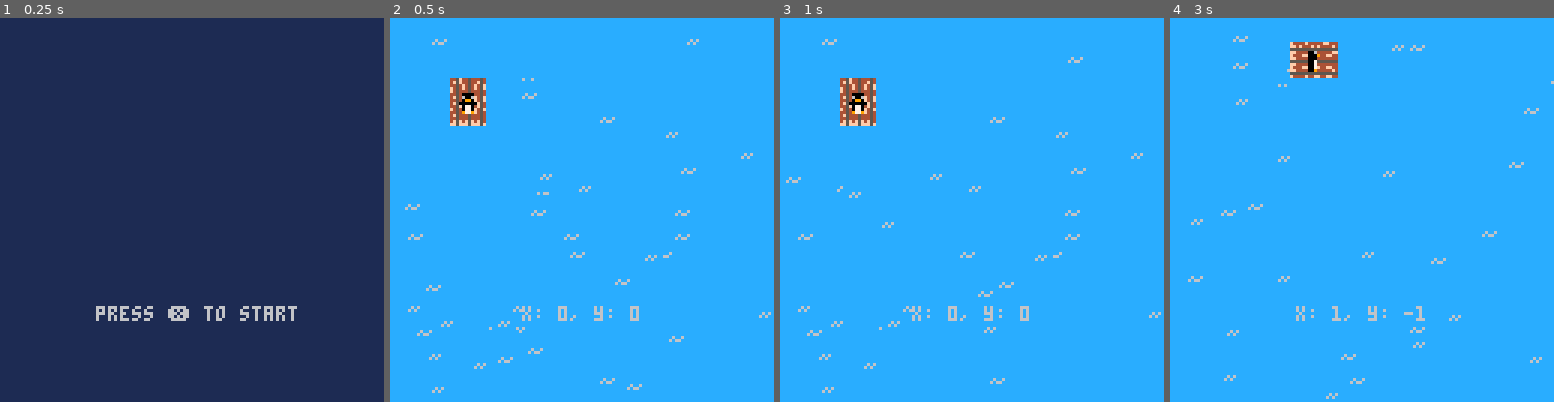
Above: before the commit, frames 1-4 (left to right).
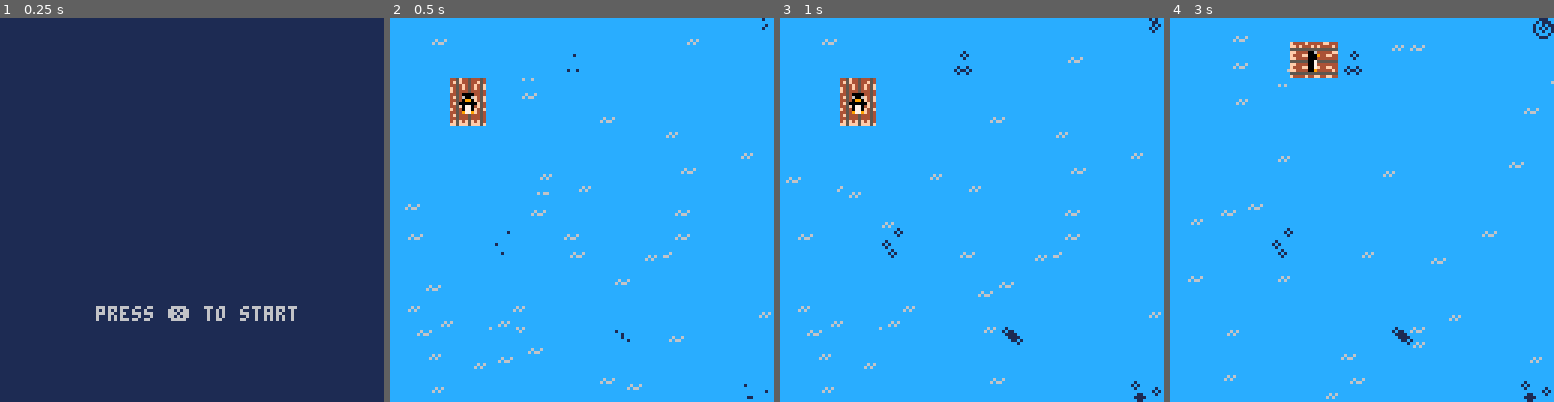
Above: after the commit, the same moments.

Repository: camirmas/carts
Game: PICO-8 cartridge projects/jam.p8
Two runs of this game, one before a commit and one after it. Both use one fixed random seed, a clock stepped at 60 frames per second and the inputs below.
Inputs:
- Up to frame 1 (0.25 s): no input
- Up to frame 2 (0.5 s): tap X (X key) at 0.33 s
- Up to frame 3 (1 s): tap O (Z key) at 0.7 s
- Up to frame 4 (3 s): tap X (X key) at 1.07, 1.85, 2.97 s; hold Right 1.6-2.1 s; tap O (Z key) every 0.4 s from 1.7 to 2.9 s; hold Up 2.15-2.42 s; hold Right from 2.47 s (still down)

Frame 1 is identical in both runs. In frame 2, 0.4% of the frame differs, in the area x 27-99%, y 0-100%; in frame 3, 0.7%; in frame 4, 0.8%, in the area x 26-100%, y 0-100%.

Commit message:
Begin adding fishing spots

Diff:
--- a/projects/jam.p8
+++ b/projects/jam.p8
@@ -10,7 +10,10 @@
 k_down=3
 
 n_waves = 10
-
+n_waves_max = 30
+n_fishing_spots = 5
+
+fishing_spots = {}
 waves = {}
 objects = {}
 
@@ -20,6 +23,59 @@
         sum = sum + rnd(1)
     end
     return sum - 6
+end
+
+function create_fishing_spots()
+	for i=1,n_fishing_spots do
+		local spot = {
+			x = flr(rnd(128)),
+			y = flr(rnd(128)),
+			lifetime = rnd(30 * 20), -- sec @ 30fps
+			t = 0, -- time alive
+			bubbles = {},
+
+			update = function(self)
+				if (self.t >= self.lifetime) del(self.bubbles, self)
+
+				for bubble in all(self.bubbles) do
+					bubble:update()
+				end
+			end,
+
+			draw = function(self)
+				for bubble in all(self.bubbles) do
+					bubble:draw()
+				end
+			end
+		}
+		local n_bubbles = max(3, flr(rnd(6)))
+		for i=1,n_bubbles do
+			local bubble = {
+				x = spot.x + 2 * gauss_rng(),
+				y = spot.y + 2 * gauss_rng(),
+				r_max = max(2, 2.7 * gauss_rng()),
+				dr = .1,
+				r = 0,
+
+				update = function(self)
+					local nr = self.r + self.dr
+
+					if nr > self.r_max then
+						self.r = 0
+					else
+						self.r = nr
+					end
+				end,
+
+				draw = function(self)
+					circ(self.x, self.y, self.r, 1)
+				end
+			}
+			add(spot.bubbles, bubble)
+		end
+
+		add(fishing_spots, spot)
+	end
 end
 
 function create_waves()
@@ -112,7 +168,7 @@
 
 			self:update_hitbox()
 
-			debug = "x: " .. self.dir.x .. ", y: " .. self.dir.y
+			-- debug = "x: " .. self.dir.x .. ", y: " .. self.dir.y
 
 			player:move(self.dir.x * self.spd.x, self.dir.y * self.spd.y)
 		end,
@@ -173,9 +229,12 @@
 				wave:update()
 			end
 
-			if #waves < 30 then
-				create_waves()
-			end
+			for spot in all(fishing_spots) do
+				spot:update()
+			end
+
+			if (#waves < n_waves_max) create_waves()
+			if (#fishing_spots < n_fishing_spots) create_fishing_spots()
 		end,
 		_draw = function()
 			cls()
@@ -183,6 +242,10 @@
 
 			for wave in all(waves) do
 				wave:draw()
+			end
+
+			for spot in all(fishing_spots) do
+				spot:draw()
 			end
 
 			player:draw()
